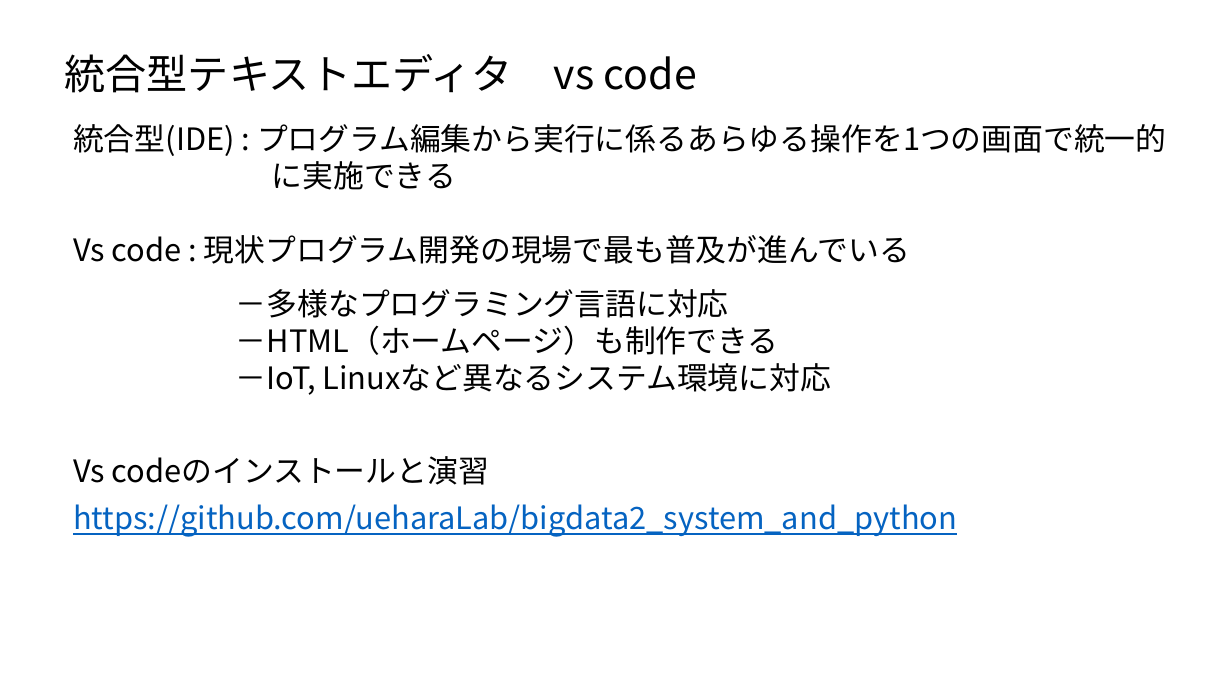
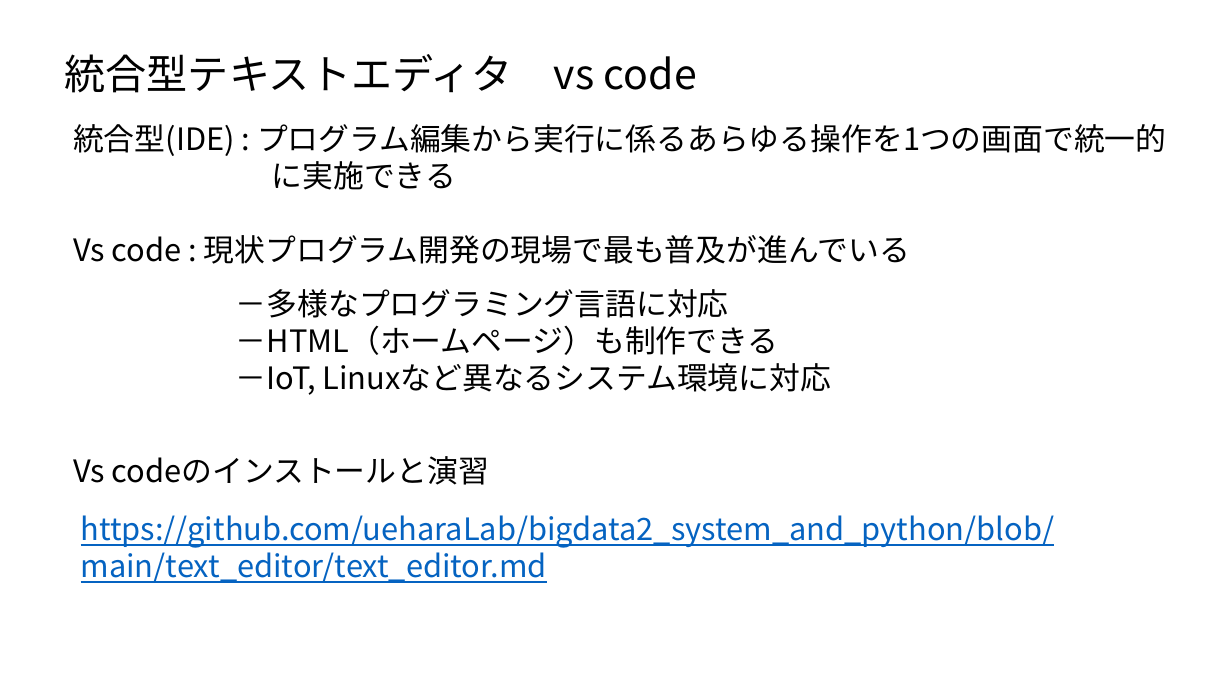
Before and after one commit to ueharaLab/bigdata2_system_and_python, a slide deck: slide 16 of bigdata2_system_and_python.pptx (slide 13 before the commit). Drawn at 1232x693 pixels with LibreOffice and Linux fonts; fonts in the diff are those of the drawing. Boxes give left, top, right and bottom in pixels: in the first picture for what was removed or moved away, otherwise in the second. Text is boxed around its words. In the diff, an @@ line names an element or a change of style, - is before the commit and + after.

```diff
--- a/bigdata2_system_and_python.pptx
+++ b/bigdata2_system_and_python.pptx
@@ text at (81,515,1055,583): text changed @@
-https://github.com/ueharaLab/bigdata2_system_and_python
+https://github.com/ueharaLab/bigdata2_system_and_python/blob/main/text_editor/text_editor.md
```
Also in this commit, not shown: 5 other slides changed, 10 slides added, 5 slides removed, 2 other files.
